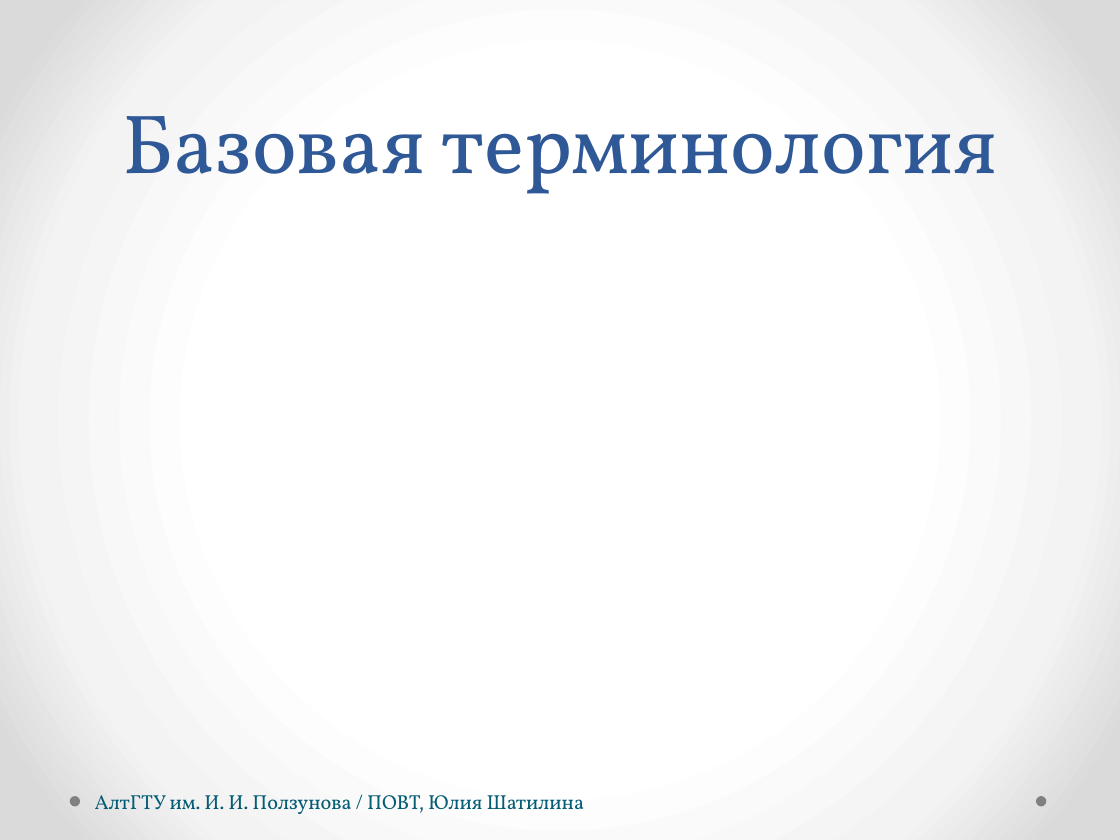
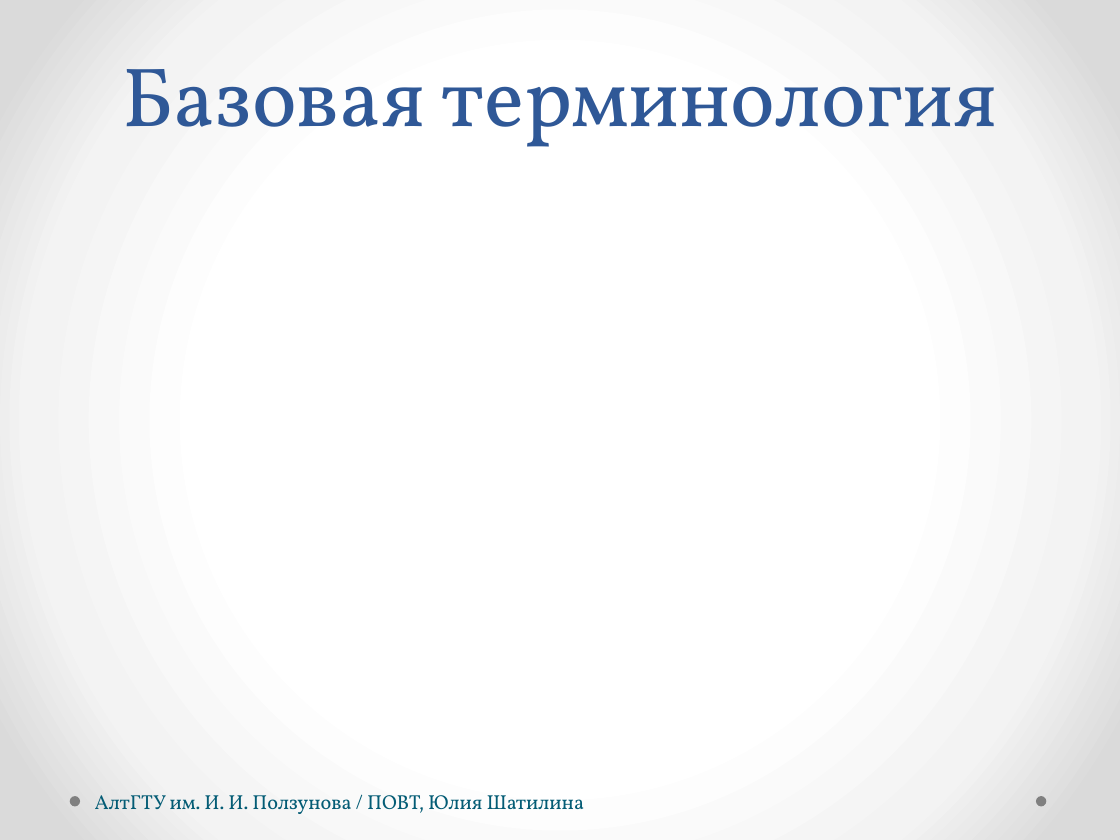
Before and after one commit to hisohito/proto-doc, a slide deck: slide 2 of shatilina.pptx. Drawn at 1120x840 pixels with LibreOffice and Linux fonts; fonts in the diff are those of the drawing. Boxes give left, top, right and bottom in pixels: in the first picture for what was removed or moved away, otherwise in the second. Text is boxed around its words. In the diff, an @@ line names an element or a change of style, - is before the commit and + after.

```diff
--- a/shatilina.pptx
+++ b/shatilina.pptx
@@ title "Базовая терминология": place and size @@
-title "Базовая терминология" at (122, 116, 998, 194)
+title "Базовая терминология" at (122, 69, 998, 147)
```
Also in this commit, not shown: 7 other slides changed, 10 other files.
